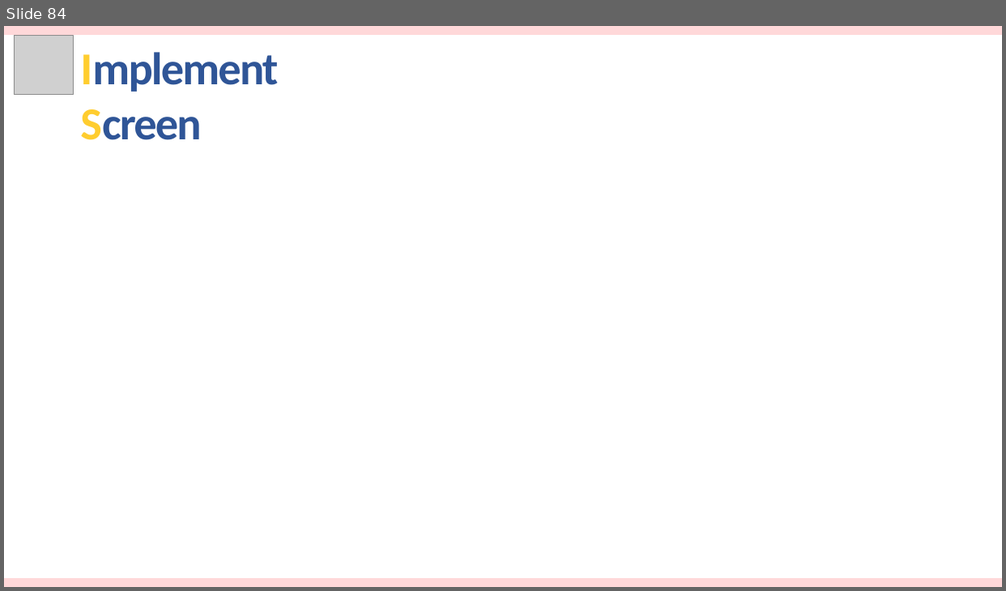
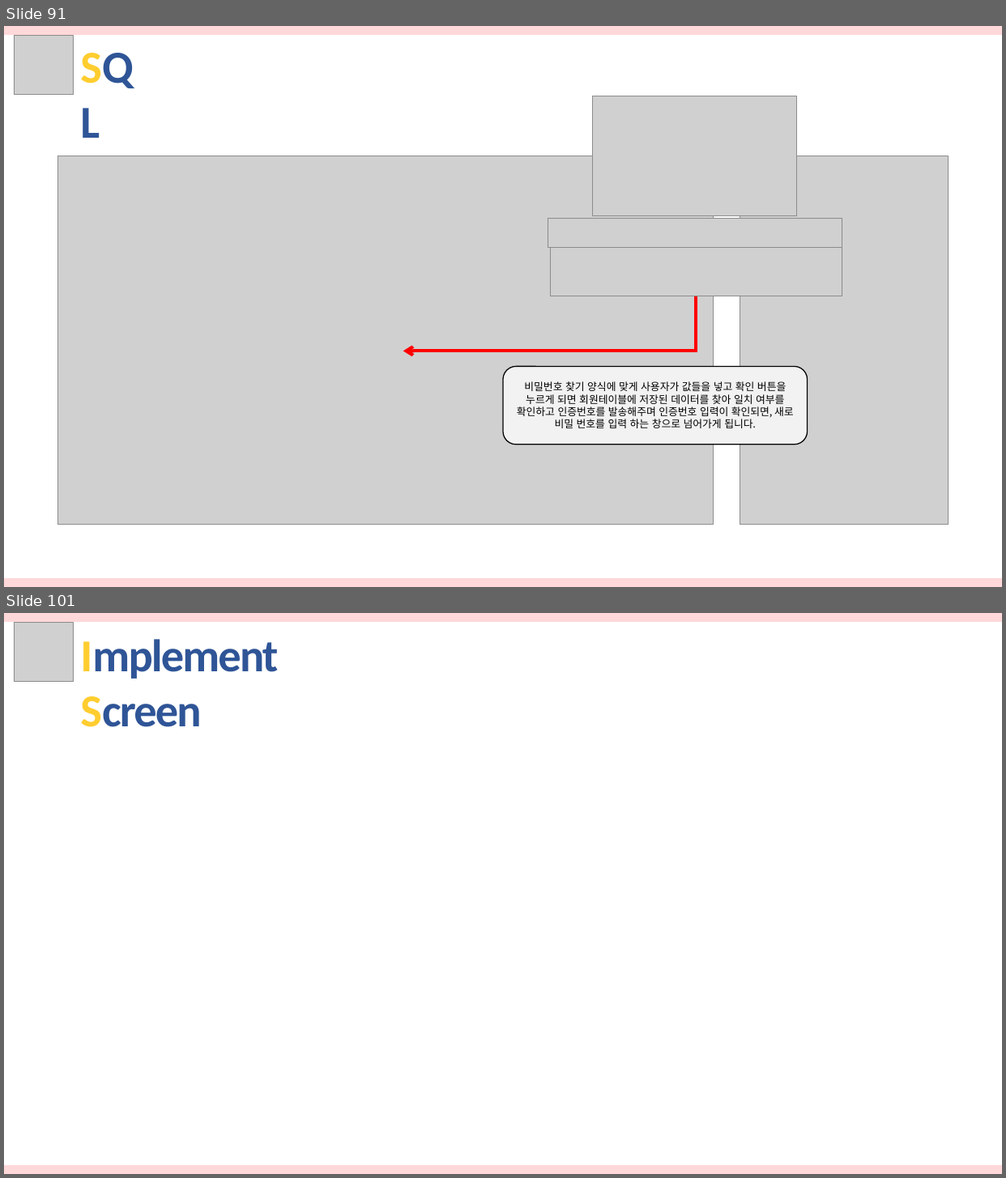
Before and after one commit to hhsw07/ezen-academy-projects, a slide deck: 발표자료/3차/반려동물관리서비스.pptx. Shown one above the other, each under a label of ours: slide 84 before the commit, slides 91 and 101 after it; the slides between them are not shown. The pictures are 1006x591 and 1006x1178 pixels, drawn with LibreOffice and Linux fonts; fonts in the diff are those of the drawing; grey boxes stand for pictures. Boxes give left, top, right and bottom in pixels: in the first picture for what was removed or moved away, otherwise in the second. Text is boxed around its words. In the diff, an @@ line names an element or a change of style, - is before the commit and + after.

```diff
--- a/발표자료/3차/반려동물관리서비스.pptx
+++ b/발표자료/3차/반려동물관리서비스.pptx
@@ slide 91 added at bbox=[4, 26, 1002, 587], background #FFFFFF @@
@@ rectangle added at bbox=[4, 26, 1002, 35], fill #FFD8D9 @@
@@ picture added at bbox=[15, 36, 74, 95] @@
@@ text added at bbox=[73, 33, 156, 96], 44 pt, text #2F5597, bold @@
+SQL
@@ picture added at bbox=[592, 96, 797, 216] @@
@@ picture added at bbox=[58, 156, 713, 525] @@
@@ picture added at bbox=[740, 156, 948, 525] @@
@@ picture added at bbox=[548, 219, 842, 248] @@
@@ picture added at bbox=[551, 248, 842, 297] @@
@@ elbow arrow added from (697, 297) to (403, 351), #FF0000 3 pt @@
@@ rounded rectangle added at bbox=[503, 367, 808, 445], fill #F2F2F2, outline #000000 1 pt, 10 pt, text #000000 @@
+비밀번호 찾기 양식에 맞게 사용자가 값들을 넣고 확인 버튼을 누르게 되면 회원테이블에 저장된 데이터를 찾아 일치 여부를 확인하고 인증번호를 발송해주며 인증번호 입력이 확인되면, 새로 비밀 번호를 입력 하는 창으로 넘어가게 됩니다.
@@ rectangle added at bbox=[4, 578, 1002, 587], fill #FFD8D9 @@
@@ what was slide 84 is now slide 101 @@
```
Also in this commit, not shown: 16 other slides added.
